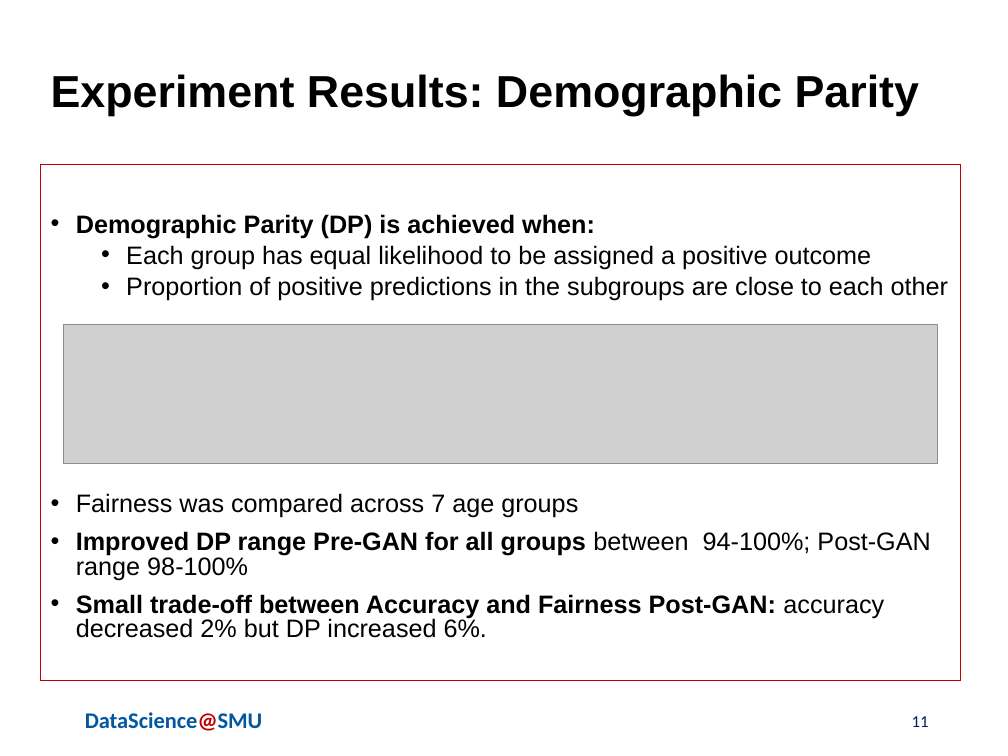
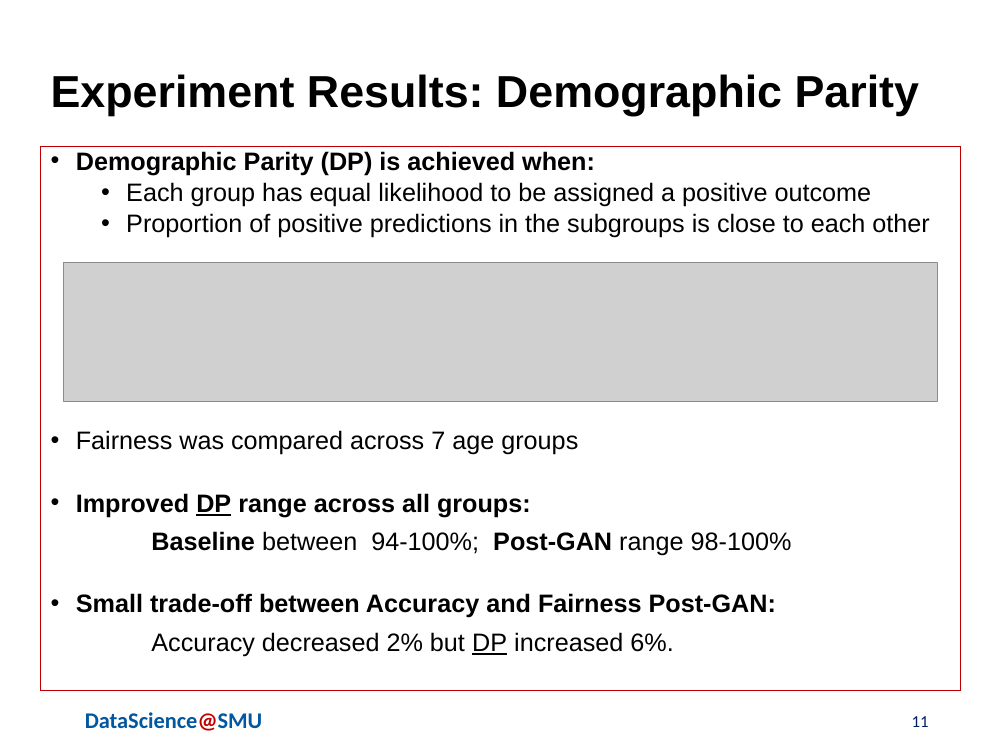
Before and after one commit to skhayden/Reducing-Age-Bias-in-Machine-Learning-An-Algorithmic-Approach, a slide deck: slide 11 of Hayden_deAlford_Wittlin_AdversarialBiasPresentationFINAL7.17.20.pptx. Drawn at 1008x756 pixels with LibreOffice and Linux fonts; fonts in the diff are those of the drawing; grey boxes stand for pictures; background and template pictures are left out. Boxes give left, top, right and bottom in pixels: in the first picture for what was removed or moved away, otherwise in the second. Text is boxed around its words. In the diff, an @@ line names an element or a change of style, - is before the commit and + after.

```diff
--- a/Hayden_deAlford_Wittlin_AdversarialBiasPresentationFINAL7.17.20.pptx
+++ b/Hayden_deAlford_Wittlin_AdversarialBiasPresentationFINAL7.17.20.pptx
@@ text "Demographic Parity (DP) is achieved ...": place and size @@
-text "Demographic Parity (DP) is achieved ..." at box(40, 164, 961, 680)
+text "Demographic Parity (DP) is achieved ..." at box(40, 146, 961, 690)
@@ text at box(126, 213, 929, 238): text changed @@
-  • Proportion of positive predictions in the subgroups are close to each other
+  • Proportion of positive predictions in the subgroups is close to each other
@@ picture: place and size @@
-picture at box(64, 325, 936, 465)
+picture at box(64, 262, 936, 402)
@@ text at box(76, 493, 792, 656): text changed @@
-• Improved DP range Pre-GAN for all groups between 94-100%; Post-GAN range 98-100%
-• Small trade-off between Accuracy and Fairness Post-GAN: accuracy decreased 2% but DP increased 6%.
+• Improved DP range across all groups:
+Baseline between 94-100%; Post-GAN range 98-100%
+• Small trade-off between Accuracy and Fairness Post-GAN:
+Accuracy decreased 2% but DP increased 6%.
```
Also in this commit, not shown: 4 other slides changed.
